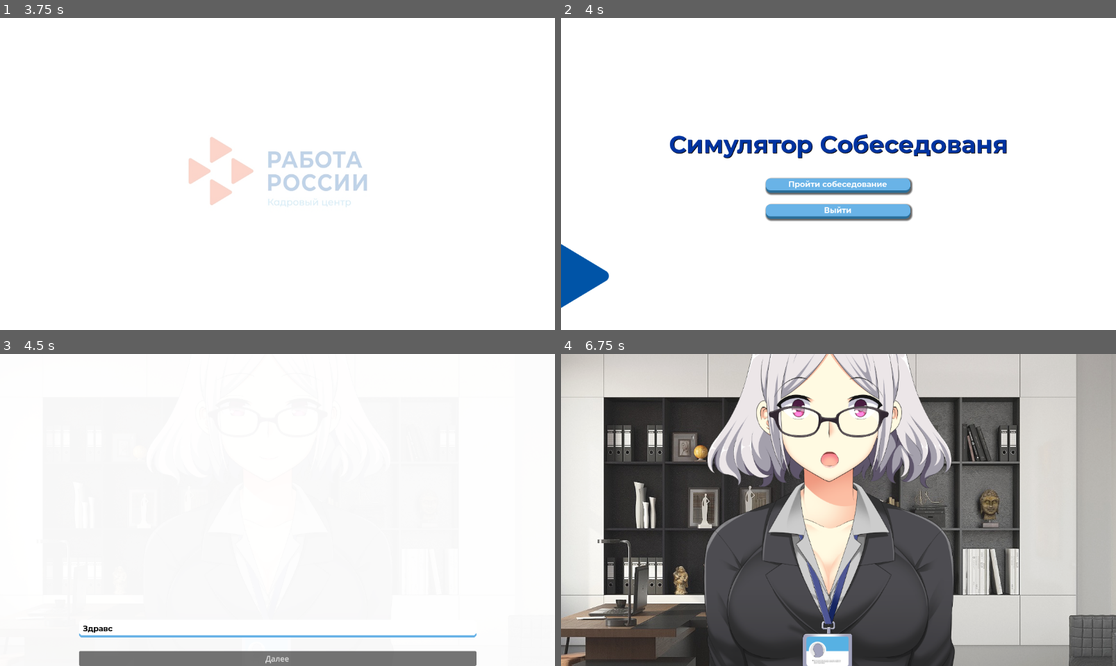
Above: before the commit, frames 1-4 (two rows, left to right).
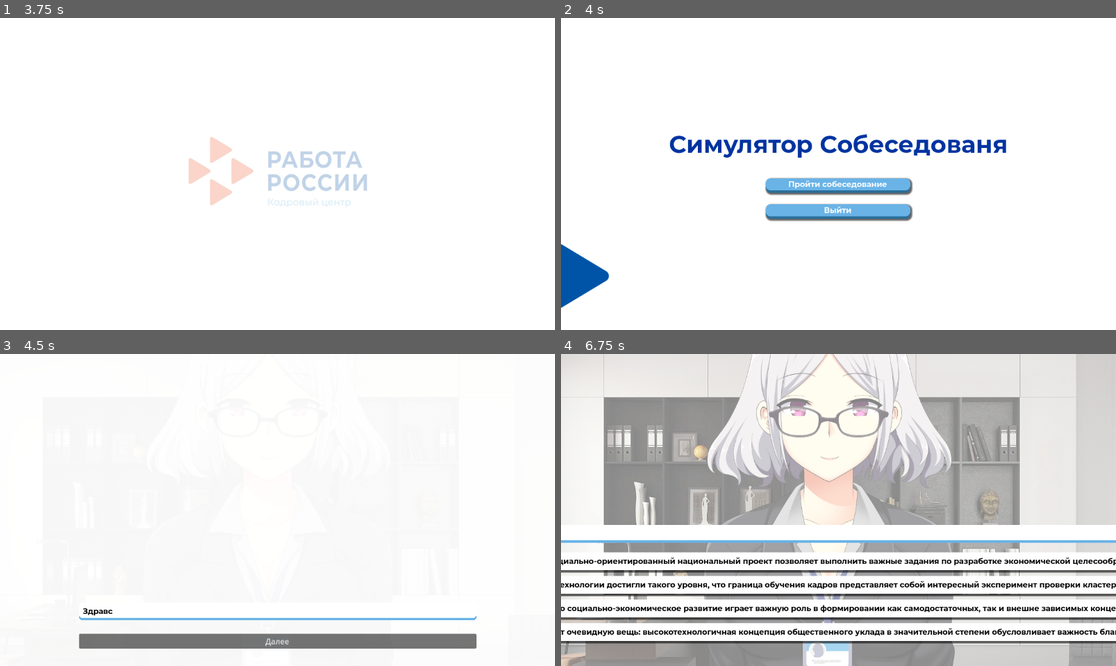
Above: after the commit, the same moments.

Repository: Baral-Chief-of-Compliance/InterviewSimulator
Game: Godot game, scene res://scenes/logo_load.tscn
The game is run twice, just before and just after one commit, with the same random seed, the same clock (stepped at 60 frames per second) and the same inputs.
Inputs (mouse positions are in pixels of both pictures, inside the frame that each line leads up to):
- Up to frame 1 (3.75 s): tap Enter at 2.75 s
- Up to frame 2 (4 s): no input
- Up to frame 3 (4.5 s): click "Пройти собеседование" at 4.25 s
- Up to frame 4 (6.75 s): click "Далее" at 5 s; click "Не знаю" (after the commit: "Но базовый вектор развития, а…") at 5.75 s; click (838, 578) at 6.5 s, where only the run before the commit has a clickable "1"

Frame 1 is identical in both runs. In frame 2, 0.5% of the frame differs, in the area x 19-81%, y 37-45%; in frame 3, 7.7%; in frame 4, 71%, in the area x 0-100%, y 0-100%.

Commit message:
add score creen

Diff:
--- a/Globals/globals.gd
+++ b/Globals/globals.gd
@@ -2,3 +2,4 @@
 
 
 var interviewScore = 0
+var scoreFromUser = 0
--- a/scenes/dialog.gd
+++ b/scenes/dialog.gd
@@ -18,51 +18,51 @@
 		"question": "Чем вас привлекла наша вакансия",
 		"answers": [
 			{
-				"text": "Не знаю",
+				"text": "Но базовый вектор развития, а также свежий взгляд на привычные вещи — безусловно открывает новые горизонты для модели развития.",
 				"score": 5,
 				"emotionalColor" : "smile"
 			},
 			{
-				"text": "Потому что",
+				"text": "С учётом сложившейся международной обстановки, сложившаяся структура организации является качественно новой ступенью глубокомысленных рассуждений.",
 				"score": 10,
 				"emotionalColor" : "sad"
 			},
 
 			{
-				"text": "Как то так",
+				"text": "Повседневная практика показывает, что социально-экономическое развитие требует определения и уточнения первоочередных требований.",
 				"score": 15,
 				"emotionalColor" : "delighted"
 			},
 
 			{
-				"text": "че то да",
+				"text": "Внезапно, элементы политического процесса формируют глобальную экономическую сеть и при этом — описаны максимально подробно.",
 				"score": 20,
 				"emotionalColor" : "normal"
 			},
 		]
 	},
 	{
-		"question": "Это будет второй вопрос",
+		"question": "В целом, конечно, выбранный нами инновационный путь обеспечивает актуальность экономической целесообразности принимаемых решений!",
 		"answers": [
 			{
-				"text": "1",
+				"text": "Следует отметить, что курс на социально-ориентированный национальный проект позволяет выполнить важные задания по разработке экономической целесообразности принимаемых решений!",
 				"score": 25,
 				"emotionalColor" : "shocked"
 			},
 			{
-				"text": "2",
+				"text": "Современные технологии достигли такого уровня, что граница обучения кадров представляет собой интересный эксперимент проверки кластеризации усилий.",
 				"score": 30,
 				"emotionalColor" : "smile"
 			},
 
 			{
-				"text": "3",
+				"text": "Следует отметить, что социально-экономическое развитие играет важную роль в формировании как самодостаточных, так и внешне зависимых концептуальных решений.",
 				"score": 35,
 				"emotionalColor" : "sad"
 			},
 
 			{
-				"text": "4",
+				"text": "Каждый из нас понимает очевидную вещь: высокотехнологичная концепция общественного уклада в значительной степени обусловливает важность благоприятных перспектив.",
 				"score": 40,
 				"emotionalColor" : "delighted"
 			},
@@ -74,6 +74,8 @@
 	if (current_question_index + 1) > len(dialog):
 		var ApairPhone = get_tree().get_root().get_node("Game/ApiarPhone")
 		ApairPhone.play("apairPhone")
+		var EndTimer = get_tree().get_root().get_node("Game/EndGame")
+		EndTimer.start()
 		#await get_tree().change_scene_to_file("res://scenes/game_menu.tscn")
 	else:
 		current_question = dialog[current_question_index]
--- a/scenes/dialog.tscn
+++ b/scenes/dialog.tscn
@@ -35,4 +35,9 @@
 layout_mode = 2
 text = "Далее"
 
+[node name="MarginContainer" type="MarginContainer" parent="VBoxContainer"]
+layout_mode = 2
+theme_override_constants/margin_top = 16
+theme_override_constants/margin_bottom = 16
+
 [connection signal="pressed" from="VBoxContainer/Button" to="." method="_on_button_pressed"]
--- a/scenes/game.gd
+++ b/scenes/game.gd
@@ -9,3 +9,7 @@
 # Called every frame. 'delta' is the elapsed time since the previous frame.
 func _process(delta):
 	pass
+
+
+func _on_end_game_timeout():
+	get_tree().change_scene_to_file("res://scenes/score_game.tscn")
--- a/scenes/game.tscn
+++ b/scenes/game.tscn
@@ -47,6 +47,21 @@
 "animDesapiarPhone": SubResource("Animation_u3iy8")
 }
 
+[sub_resource type="Animation" id="Animation_kas6b"]
+length = 0.001
+tracks/0/type = "value"
+tracks/0/imported = false
+tracks/0/enabled = true
+tracks/0/path = NodePath("whitePhone:color")
+tracks/0/interp = 1
+tracks/0/loop_wrap = true
+tracks/0/keys = {
+"times": PackedFloat32Array(0),
+"transitions": PackedFloat32Array(1),
+"update": 0,
+"values": [Color(1, 1, 1, 0)]
+}
+
 [sub_resource type="Animation" id="Animation_eberh"]
 resource_name = "apairPhone"
 length = 2.0
@@ -61,21 +76,6 @@
 "transitions": PackedFloat32Array(1, 1),
 "update": 0,
 "values": [Color(1, 1, 1, 0), Color(1, 1, 1, 1)]
-}
-
-[sub_resource type="Animation" id="Animation_kas6b"]
-length = 0.001
-tracks/0/type = "value"
-tracks/0/imported = false
-tracks/0/enabled = true
-tracks/0/path = NodePath("whitePhone:color")
-tracks/0/interp = 1
-tracks/0/loop_wrap = true
-tracks/0/keys = {
-"times": PackedFloat32Array(0),
-"transitions": PackedFloat32Array(1),
-"update": 0,
-"values": [Color(1, 1, 1, 0)]
 }
 
 [sub_resource type="AnimationLibrary" id="AnimationLibrary_y61sf"]
@@ -160,3 +160,8 @@
 libraries = {
 "": SubResource("AnimationLibrary_y61sf")
 }
+
+[node name="EndGame" type="Timer" parent="."]
+wait_time = 2.0
+
+[connection signal="timeout" from="EndGame" to="." method="_on_end_game_timeout"]
--- /dev/null
+++ b/scenes/game_menu.tres
@@ -0,0 +1,37 @@
+[gd_resource type="Theme" load_steps=4 format=3 uid="uid://emwqfcq2voo7"]
+
+[sub_resource type="StyleBoxFlat" id="StyleBoxFlat_in0st"]
+bg_color = Color(0.411765, 0.701961, 0.905882, 1)
+border_width_bottom = 5
+border_color = Color(0.164706, 0.431373, 0.6, 1)
+corner_radius_top_left = 10
+corner_radius_top_right = 10
+corner_radius_bottom_right = 10
+corner_radius_bottom_left = 10
+shadow_size = 2
+shadow_offset = Vector2(4, 4)
+
+[sub_resource type="StyleBoxFlat" id="StyleBoxFlat_nmq1c"]
+bg_color = Color(0.411765, 0.701961, 0.905882, 1)
+border_width_bottom = 5
+border_color = Color(0.164706, 0.431373, 0.6, 1)
+corner_radius_top_left = 10
+corner_radius_top_right = 10
+corner_radius_bottom_right = 10
+corner_radius_bottom_left = 10
+shadow_size = 4
+shadow_offset = Vector2(2, 2)
+
+[sub_resource type="StyleBoxFlat" id="StyleBoxFlat_rjvej"]
+bg_color = Color(0.411765, 0.701961, 0.905882, 1)
+corner_radius_top_left = 10
+corner_radius_top_right = 10
+corner_radius_bottom_right = 10
+corner_radius_bottom_left = 10
+shadow_size = 2
+shadow_offset = Vector2(4, 4)
+
+[resource]
+Button/styles/hover = SubResource("StyleBoxFlat_in0st")
+Button/styles/normal = SubResource("StyleBoxFlat_nmq1c")
+Button/styles/pressed = SubResource("StyleBoxFlat_rjvej")
--- a/scenes/game_menu.tscn
+++ b/scenes/game_menu.tscn
@@ -1,50 +1,15 @@
-[gd_scene load_steps=10 format=3 uid="uid://cq3rpam35p2ex"]
+[gd_scene load_steps=7 format=3 uid="uid://cq3rpam35p2ex"]
 
 [ext_resource type="Script" path="res://scenes/game_menu.gd" id="1_a4p38"]
 [ext_resource type="Texture2D" uid="uid://c3owicrnbu6ht" path="res://sprites/backroundMenu/Rabota_R_Triangle-1.png" id="1_bbsbb"]
 [ext_resource type="Shader" path="res://scenes/game_menu.gdshader" id="1_c4lbj"]
 [ext_resource type="FontFile" uid="uid://but58youek45h" path="res://fonts/Montserrat-Bold.ttf" id="2_0col1"]
+[ext_resource type="Theme" uid="uid://emwqfcq2voo7" path="res://scenes/game_menu.tres" id="4_5png2"]
 
 [sub_resource type="ShaderMaterial" id="ShaderMaterial_kdv51"]
 shader = ExtResource("1_c4lbj")
 shader_parameter/direction = Vector2(1, 0)
 shader_parameter/speed_scale = 0.1
-
-[sub_resource type="StyleBoxFlat" id="StyleBoxFlat_in0st"]
-bg_color = Color(0.411765, 0.701961, 0.905882, 1)
-border_width_bottom = 5
-border_color = Color(0.164706, 0.431373, 0.6, 1)
-corner_radius_top_left = 10
-corner_radius_top_right = 10
-corner_radius_bottom_right = 10
-corner_radius_bottom_left = 10
-shadow_size = 2
-shadow_offset = Vector2(4, 4)
-
-[sub_resource type="StyleBoxFlat" id="StyleBoxFlat_nmq1c"]
-bg_color = Color(0.411765, 0.701961, 0.905882, 1)
-border_width_bottom = 5
-border_color = Color(0.164706, 0.431373, 0.6, 1)
-corner_radius_top_left = 10
-corner_radius_top_right = 10
-corner_radius_bottom_right = 10
-corner_radius_bottom_left = 10
-shadow_size = 4
-shadow_offset = Vector2(2, 2)
-
-[sub_resource type="StyleBoxFlat" id="StyleBoxFlat_rjvej"]
-bg_color = Color(0.411765, 0.701961, 0.905882, 1)
-corner_radius_top_left = 10
-corner_radius_top_right = 10
-corner_radius_bottom_right = 10
-corner_radius_bottom_left = 10
-shadow_size = 2
-shadow_offset = Vector2(4, 4)
-
-[sub_resource type="Theme" id="Theme_b0oh8"]
-Button/styles/hover = SubResource("StyleBoxFlat_in0st")
-Button/styles/normal = SubResource("StyleBoxFlat_nmq1c")
-Button/styles/pressed = SubResource("StyleBoxFlat_rjvej")
 
 [node name="GameMenu" type="CanvasLayer"]
 script = ExtResource("1_a4p38")
@@ -66,7 +31,7 @@
 anchor_bottom = 1.0
 grow_horizontal = 2
 grow_vertical = 2
-theme = SubResource("Theme_b0oh8")
+theme = ExtResource("4_5png2")
 
 [node name="MarginContainer" type="MarginContainer" parent="Control"]
 layout_mode = 1
@@ -86,9 +51,9 @@
 size_flags_vertical = 4
 
 [node name="Label" type="Label" parent="Control/MarginContainer/VBoxContainer"]
+texture_filter = 6
 layout_mode = 2
 theme_override_colors/font_color = Color(0, 0.2, 0.627451, 1)
-theme_override_colors/font_shadow_color = Color(0, 0, 0, 1)
 theme_override_fonts/font = ExtResource("2_0col1")
 theme_override_font_sizes/font_size = 50
 text = "Симулятор Собеседованя"
--- /dev/null
+++ b/scenes/game_raiting.gd
@@ -0,0 +1,42 @@
+extends CanvasLayer
+
+
+@onready var ButtonNext = $Control/MarginContainer/VBoxContainer2/VBoxContainer2/ButtonNext
+
+# Called when the node enters the scene tree for the first time.
+func _ready():
+	pass # Replace with function body.
+
+
+# Called every frame. 'delta' is the elapsed time since the previous frame.
+func _process(delta):
+	pass
+
+
+
+
+
+func _on_one_pressed():
+	Globals.scoreFromUser = 1
+	ButtonNext.show()
+
+
+func _on_two_pressed():
+	Globals.scoreFromUser = 2
+	ButtonNext.show()
+
+func _on_three_pressed():
+	Globals.scoreFromUser = 3
+	ButtonNext.show()
+
+func _on_four_pressed():
+	Globals.scoreFromUser = 4
+	ButtonNext.show()
+
+func _on_five_pressed():
+	Globals.scoreFromUser = 5
+	ButtonNext.show()
+
+
+func _on_button_next_pressed():
+	get_tree().change_scene_to_file("res://scenes/game_menu.tscn")
--- /dev/null
+++ b/scenes/game_raiting.tscn
@@ -0,0 +1,239 @@
+[gd_scene load_steps=12 format=3 uid="uid://de4maqjcmtqn"]
+
+[ext_resource type="FontFile" uid="uid://but58youek45h" path="res://fonts/Montserrat-Bold.ttf" id="1_4aefj"]
+[ext_resource type="Script" path="res://scenes/game_raiting.gd" id="1_xb8rj"]
+
+[sub_resource type="StyleBoxFlat" id="StyleBoxFlat_q6kcy"]
+bg_color = Color(0, 0.282353, 0.603922, 1)
+corner_radius_top_left = 10
+corner_radius_top_right = 10
+corner_radius_bottom_right = 10
+corner_radius_bottom_left = 10
+shadow_size = 4
+
+[sub_resource type="StyleBoxFlat" id="StyleBoxFlat_h0flt"]
+bg_color = Color(0.705882, 0.862745, 0.952941, 1)
+corner_radius_top_left = 10
+corner_radius_top_right = 10
+corner_radius_bottom_right = 10
+corner_radius_bottom_left = 10
+shadow_color = Color(0.898039, 0.282353, 0.113725, 1)
+shadow_size = 4
+
+[sub_resource type="StyleBoxFlat" id="StyleBoxFlat_3k88i"]
+bg_color = Color(0.705882, 0.862745, 0.952941, 1)
+corner_radius_top_left = 10
+corner_radius_top_right = 10
+corner_radius_bottom_right = 10
+corner_radius_bottom_left = 10
+
+[sub_resource type="StyleBoxFlat" id="StyleBoxFlat_77ecb"]
+bg_color = Color(0, 0.282353, 0.603922, 1)
+corner_radius_top_left = 10
+corner_radius_top_right = 10
+corner_radius_bottom_right = 10
+corner_radius_bottom_left = 10
+
+[sub_resource type="Theme" id="Theme_3fb2w"]
+Button/styles/focus = SubResource("StyleBoxFlat_q6kcy")
+Button/styles/hover = SubResource("StyleBoxFlat_h0flt")
+Button/styles/normal = SubResource("StyleBoxFlat_3k88i")
+Button/styles/pressed = SubResource("StyleBoxFlat_77ecb")
+
+[sub_resource type="Theme" id="Theme_usraj"]
+
+[sub_resource type="Animation" id="Animation_3xegg"]
+resource_name = "coverDesapiar"
+length = 2.0
+tracks/0/type = "value"
+tracks/0/imported = false
+tracks/0/enabled = true
+tracks/0/path = NodePath("Cover:color")
+tracks/0/interp = 1
+tracks/0/loop_wrap = true
+tracks/0/keys = {
+"times": PackedFloat32Array(0, 2),
+"transitions": PackedFloat32Array(1, 1),
+"update": 0,
+"values": [Color(1, 1, 1, 1), Color(1, 1, 1, 0)]
+}
+
+[sub_resource type="Animation" id="Animation_e68e2"]
+length = 0.001
+tracks/0/type = "value"
+tracks/0/imported = false
+tracks/0/enabled = true
+tracks/0/path = NodePath("Cover:color")
+tracks/0/interp = 1
+tracks/0/loop_wrap = true
+tracks/0/keys = {
+"times": PackedFloat32Array(0),
+"transitions": PackedFloat32Array(1),
+"update": 0,
+"values": [Color(1, 1, 1, 1)]
+}
+
+[sub_resource type="AnimationLibrary" id="AnimationLibrary_p4vxj"]
+_data = {
+"RESET": SubResource("Animation_e68e2"),
+"coverDesapiar": SubResource("Animation_3xegg")
+}
+
+[node name="GameRaiting" type="CanvasLayer"]
+script = ExtResource("1_xb8rj")
+
+[node name="Backround" type="ColorRect" parent="."]
+anchors_preset = 15
+anchor_right = 1.0
+anchor_bottom = 1.0
+grow_horizontal = 2
+grow_vertical = 2
+
+[node name="Control" type="Control" parent="."]
+layout_mode = 3
+anchors_preset = 15
+anchor_right = 1.0
+anchor_bottom = 1.0
+grow_horizontal = 2
+grow_vertical = 2
+
+[node name="MarginContainer" type="MarginContainer" parent="Control"]
+layout_mode = 1
+anchors_preset = 15
+anchor_right = 1.0
+anchor_bottom = 1.0
+grow_horizontal = 2
+grow_vertical = 2
+theme_override_constants/margin_left = 64
+theme_override_constants/margin_top = 64
+theme_override_constants/margin_right = 64
+theme_override_constants/margin_bottom = 64
+
+[node name="VBoxContainer2" type="VBoxContainer" parent="Control/MarginContainer"]
+layout_mode = 2
+
+[node name="VBoxContainer" type="VBoxContainer" parent="Control/MarginContainer/VBoxContainer2"]
+layout_mode = 2
+size_flags_horizontal = 4
+size_flags_vertical = 0
+
+[node name="Label" type="Label" parent="Control/MarginContainer/VBoxContainer2/VBoxContainer"]
+layout_mode = 2
+theme_override_colors/font_color = Color(0, 0.282353, 0.603922, 1)
+theme_override_fonts/font = ExtResource("1_4aefj")
+theme_override_font_sizes/font_size = 30
+text = "Оцените наш сервис!"
+
+[node name="MarginContainer" type="MarginContainer" parent="Control/MarginContainer/VBoxContainer2"]
+layout_mode = 2
+theme_override_constants/margin_top = 8
+theme_override_constants/margin_bottom = 8
+
+[node name="score" type="VBoxContainer" parent="Control/MarginContainer/VBoxContainer2"]
+layout_mode = 2
+
+[node name="HBoxContainer" type="HBoxContainer" parent="Control/MarginContainer/VBoxContainer2/score"]
+layout_mode = 2
+size_flags_horizontal = 4
+theme = SubResource("Theme_3fb2w")
+
+[node name="one" type="Button" parent="Control/MarginContainer/VBoxContainer2/score/HBoxContainer"]
+texture_filter = 1
+custom_minimum_size = Vector2(150, 50)
+layout_mode = 2
+theme_override_colors/font_color = Color(1, 1, 1, 1)
+theme_override_fonts/font = ExtResource("1_4aefj")
+theme_override_font_sizes/font_size = 30
+text = "1"
+
+[node name="MarginContainer" type="MarginContainer" parent="Control/MarginContainer/VBoxContainer2/score/HBoxContainer"]
+layout_mode = 2
+theme_override_constants/margin_right = 8
+theme_override_constants/margin_bottom = 8
+
+[node name="two" type="Button" parent="Control/MarginContainer/VBoxContainer2/score/HBoxContainer"]
+texture_filter = 1
+custom_minimum_size = Vector2(150, 50)
+layout_mode = 2
+theme_override_colors/font_color = Color(1, 1, 1, 1)
+theme_override_fonts/font = ExtResource("1_4aefj")
+theme_override_font_sizes/font_size = 30
+text = "2"
+
+[node name="MarginContainer2" type="MarginContainer" parent="Control/MarginContainer/VBoxContainer2/score/HBoxContainer"]
+layout_mode = 2
+theme_override_constants/margin_right = 8
+theme_override_constants/margin_bottom = 8
+
+[node name="three" type="Button" parent="Control/MarginContainer/VBoxContainer2/score/HBoxContainer"]
+texture_filter = 1
+custom_minimum_size = Vector2(150, 50)
+layout_mode = 2
+theme_override_colors/font_color = Color(1, 1, 1, 1)
+theme_override_fonts/font = ExtResource("1_4aefj")
+theme_override_font_sizes/font_size = 30
+text = "3"
+
+[node name="MarginContainer3" type="MarginContainer" parent="Control/MarginContainer/VBoxContainer2/score/HBoxContainer"]
+layout_mode = 2
+theme_override_constants/margin_right = 8
+theme_override_constants/margin_bottom = 8
+
+[node name="four" type="Button" parent="Control/MarginContainer/VBoxContainer2/score/HBoxContainer"]
+texture_filter = 1
+custom_minimum_size = Vector2(150, 50)
+layout_mode = 2
+theme_override_colors/font_color = Color(1, 1, 1, 1)
+theme_override_fonts/font = ExtResource("1_4aefj")
+theme_override_font_sizes/font_size = 30
+text = "4"
+
+[node name="MarginContainer4" type="MarginContainer" parent="Control/MarginContainer/VBoxContainer2/score/HBoxContainer"]
+layout_mode = 2
+theme_override_constants/margin_right = 8
+theme_override_constants/margin_bottom = 8
+
+[node name="five" type="Button" parent="Control/MarginContainer/VBoxContainer2/score/HBoxContainer"]
+texture_filter = 1
+custom_minimum_size = Vector2(150, 50)
+layout_mode = 2
+theme_override_colors/font_color = Color(1, 1, 1, 1)
+theme_override_fonts/font = ExtResource("1_4aefj")
+theme_override_font_sizes/font_size = 30
+text = "5"
+
+[node name="MarginContainer2" type="MarginContainer" parent="Control/MarginContainer/VBoxContainer2"]
+layout_mode = 2
+theme_override_constants/margin_top = 32
+theme_override_constants/margin_bottom = 32
+
+[node name="VBoxContainer2" type="VBoxContainer" parent="Control/MarginContainer/VBoxContainer2"]
+layout_mode = 2
+size_flags_horizontal = 4
+
+[node name="ButtonNext" type="Button" parent="Control/MarginContainer/VBoxContainer2/VBoxContainer2"]
+visible = false
+custom_minimum_size = Vector2(800, 50)
+layout_mode = 2
+theme = SubResource("Theme_usraj")
+theme_override_colors/font_color = Color(0.94902, 0.94902, 0.94902, 1)
+theme_override_fonts/font = ExtResource("1_4aefj")
+theme_override_font_sizes/font_size = 24
+text = "Отправить оценку"
+
+[node name="AnimationPlayer" type="AnimationPlayer" parent="."]
+autoplay = "coverDesapiar"
+libraries = {
+"": SubResource("AnimationLibrary_p4vxj")
+}
+
+[node name="Cover" type="ColorRect" parent="."]
+offset_right = 40.0
+offset_bottom = 40.0
+
+[connection signal="pressed" from="Control/MarginContainer/VBoxContainer2/score/HBoxContainer/one" to="." method="_on_one_pressed"]
+[connection signal="pressed" from="Control/MarginContainer/VBoxContainer2/score/HBoxContainer/two" to="." method="_on_two_pressed"]
+[connection signal="pressed" from="Control/MarginContainer/VBoxContainer2/score/HBoxContainer/three" to="." method="_on_three_pressed"]
+[connection signal="pressed" from="Control/MarginContainer/VBoxContainer2/score/HBoxContainer/four" to="." method="_on_four_pressed"]
+[connection signal="pressed" from="Control/MarginContainer/VBoxContainer2/score/HBoxContainer/five" to="." method="_on_five_pressed"]
+[connection signal="pressed" from="Control/MarginContainer/VBoxContainer2/VBoxContainer2/ButtonNext" to="." method="_on_button_next_pressed"]
--- /dev/null
+++ b/scenes/score_game.gd
@@ -0,0 +1,36 @@
+extends CanvasLayer
+
+
+@onready var label = $Control/VBoxContainer/MarginContainer/Label
+@onready var timerApairButton = $ApairButton
+@onready var buttonNext = $Control/VBoxContainer2/MarginContainer/Button
+# Called when the node enters the scene tree for the first time.
+func _ready():
+	if Globals.interviewScore < 50:
+		label.text = "Мы вам перезвоним"
+	elif Globals.interviewScore >= 50:
+		label.text = "Поздравляю вы прошли собеседование"
+		$blue.show()
+		$darkblue.show()
+		$red.show()
+
+
+	timerApairButton.wait_time = 3
+	timerApairButton.start()
+
+
+# Called every frame. 'delta' is the elapsed time since the previous frame.
+func _process(delta):
+	pass
+
+
+func _on_apair_button_timeout():
+	buttonNext.show()
+
+
+func _on_button_pressed():
+	get_tree().change_scene_to_file("res://scenes/game_raiting.tscn")
+
+
+func _on_animation_player_animation_finished(anim_name):
+	$cover.queue_free()
--- /dev/null
+++ b/scenes/score_game.tscn
@@ -0,0 +1,181 @@
+[gd_scene load_steps=10 format=3 uid="uid://c7tk7rsiltntg"]
+
+[ext_resource type="Script" path="res://scenes/score_game.gd" id="1_la05d"]
+[ext_resource type="FontFile" uid="uid://but58youek45h" path="res://fonts/Montserrat-Bold.ttf" id="1_wt6sv"]
+[ext_resource type="Theme" uid="uid://emwqfcq2voo7" path="res://scenes/game_menu.tres" id="3_kkqa8"]
+
+[sub_resource type="ParticleProcessMaterial" id="ParticleProcessMaterial_ulshh"]
+lifetime_randomness = 1.0
+emission_shape = 3
+emission_box_extents = Vector3(2000, 2000, 1)
+particle_flag_disable_z = true
+gravity = Vector3(0, 98, 0)
+angular_velocity_min = -257.68
+angular_velocity_max = 151.58
+orbit_velocity_min = 0.0
+orbit_velocity_max = 0.0
+scale_min = 3.0
+scale_max = 7.0
+color = Color(0.411765, 0.701961, 0.905882, 1)
+
+[sub_resource type="ParticleProcessMaterial" id="ParticleProcessMaterial_xrj07"]
+emission_shape = 3
+emission_box_extents = Vector3(2000, 2000, 1)
+particle_flag_disable_z = true
+gravity = Vector3(0, 98, 0)
+orbit_velocity_min = 0.0
+orbit_velocity_max = 0.0
+scale_min = 3.0
+scale_max = 7.0
+color = Color(0.054902, 0.32549, 0.627451, 1)
+
+[sub_resource type="ParticleProcessMaterial" id="ParticleProcessMaterial_bgqqt"]
+emission_shape = 3
+emission_box_extents = Vector3(2000, 2000, 1)
+particle_flag_disable_z = true
+gravity = Vector3(0, 98, 0)
+orbit_velocity_min = 0.0
+orbit_velocity_max = 0.0
+scale_min = 3.0
+scale_max = 7.0
+color = Color(0.898039, 0.282353, 0.113725, 1)
+
+[sub_resource type="Animation" id="Animation_iley4"]
+resource_name = "coverDisapiar"
+length = 2.0
+tracks/0/type = "value"
+tracks/0/imported = false
+tracks/0/enabled = true
+tracks/0/path = NodePath("../cover:color")
+tracks/0/interp = 1
+tracks/0/loop_wrap = true
+tracks/0/keys = {
+"times": PackedFloat32Array(0, 2),
+"transitions": PackedFloat32Array(1, 1),
+"update": 0,
+"values": [Color(1, 1, 1, 1), Color(1, 1, 1, 0)]
+}
+
+[sub_resource type="Animation" id="Animation_i26bq"]
+length = 0.001
+tracks/0/type = "value"
+tracks/0/imported = false
+tracks/0/enabled = true
+tracks/0/path = NodePath("../cover:color")
+tracks/0/interp = 1
+tracks/0/loop_wrap = true
+tracks/0/keys = {
+"times": PackedFloat32Array(0),
+"transitions": PackedFloat32Array(1),
+"update": 0,
+"values": [Color(1, 1, 1, 1)]
+}
+
+[sub_resource type="AnimationLibrary" id="AnimationLibrary_8547e"]
+_data = {
+"RESET": SubResource("Animation_i26bq"),
+"coverDisapiar": SubResource("Animation_iley4")
+}
+
+[node name="score_game" type="CanvasLayer"]
+script = ExtResource("1_la05d")
+
+[node name="Backround" type="ColorRect" parent="."]
+anchors_preset = 15
+anchor_right = 1.0
+anchor_bottom = 1.0
+grow_horizontal = 2
+grow_vertical = 2
+
+[node name="Control" type="Control" parent="."]
+layout_mode = 3
+anchors_preset = 15
+anchor_right = 1.0
+anchor_bottom = 1.0
+grow_horizontal = 2
+grow_vertical = 2
+
+[node name="VBoxContainer" type="VBoxContainer" parent="Control"]
+layout_mode = 1
+anchors_preset = 14
+anchor_top = 0.5
+anchor_right = 1.0
+anchor_bottom = 0.5
+grow_horizontal = 2
+grow_vertical = 2
+
+[node name="MarginContainer" type="MarginContainer" parent="Control/VBoxContainer"]
+layout_mode = 2
+theme_override_constants/margin_left = 64
+theme_override_constants/margin_right = 64
+
+[node name="Label" type="Label" parent="Control/VBoxContainer/MarginContainer"]
+layout_mode = 2
+theme_override_colors/font_color = Color(0.054902, 0.32549, 0.627451, 1)
+theme_override_fonts/font = ExtResource("1_wt6sv")
+theme_override_font_sizes/font_size = 50
+horizontal_alignment = 1
+vertical_alignment = 1
+
+[node name="VBoxContainer2" type="VBoxContainer" parent="Control"]
+layout_mode = 1
+anchors_preset = 12
+anchor_top = 1.0
+anchor_right = 1.0
+anchor_bottom = 1.0
+offset_top = -31.0
+grow_horizontal = 2
+grow_vertical = 0
+theme = ExtResource("3_kkqa8")
+
+[node name="MarginContainer" type="MarginContainer" parent="Control/VBoxContainer2"]
+layout_mode = 2
+theme_override_constants/margin_left = 64
+theme_override_constants/margin_right = 64
+theme_override_constants/margin_bottom = 32
+
+[node name="Button" type="Button" parent="Control/VBoxContainer2/MarginContainer"]
+visible = false
+layout_mode = 2
+text = "Далее"
+
+[node name="ApairButton" type="Timer" parent="."]
+
+[node name="blue" type="GPUParticles2D" parent="."]
+visible = false
+amount = 1000
+process_material = SubResource("ParticleProcessMaterial_ulshh")
+lifetime = 20.0
+visibility_rect = Rect2(-100, -100, 2000, 2000)
+
+[node name="darkblue" type="GPUParticles2D" parent="."]
+visible = false
+amount = 1000
+process_material = SubResource("ParticleProcessMaterial_xrj07")
+lifetime = 20.0
+visibility_rect = Rect2(-100, -100, 2000, 2000)
+
+[node name="red" type="GPUParticles2D" parent="."]
+visible = false
+amount = 1000
+process_material = SubResource("ParticleProcessMaterial_bgqqt")
+lifetime = 20.0
+visibility_rect = Rect2(-100, -100, 2000, 2000)
+
+[node name="cover" type="ColorRect" parent="."]
+anchors_preset = 15
+anchor_right = 1.0
+anchor_bottom = 1.0
+grow_horizontal = 2
+grow_vertical = 2
+
+[node name="AnimationPlayer" type="AnimationPlayer" parent="."]
+root_node = NodePath("../Control")
+autoplay = "coverDisapiar"
+libraries = {
+"": SubResource("AnimationLibrary_8547e")
+}
+
+[connection signal="pressed" from="Control/VBoxContainer2/MarginContainer/Button" to="." method="_on_button_pressed"]
+[connection signal="timeout" from="ApairButton" to="." method="_on_apair_button_timeout"]
+[connection signal="animation_finished" from="AnimationPlayer" to="." method="_on_animation_player_animation_finished"]
